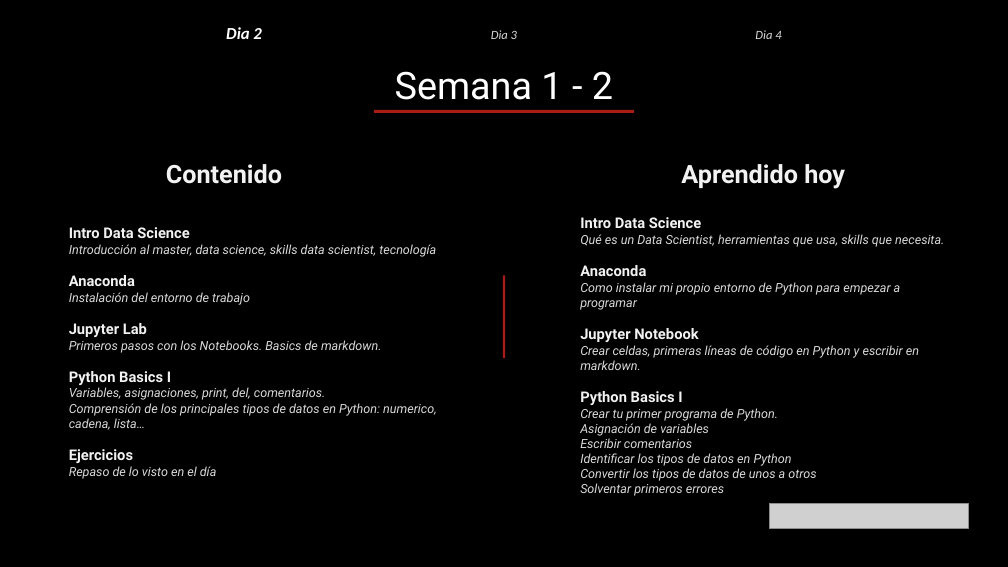
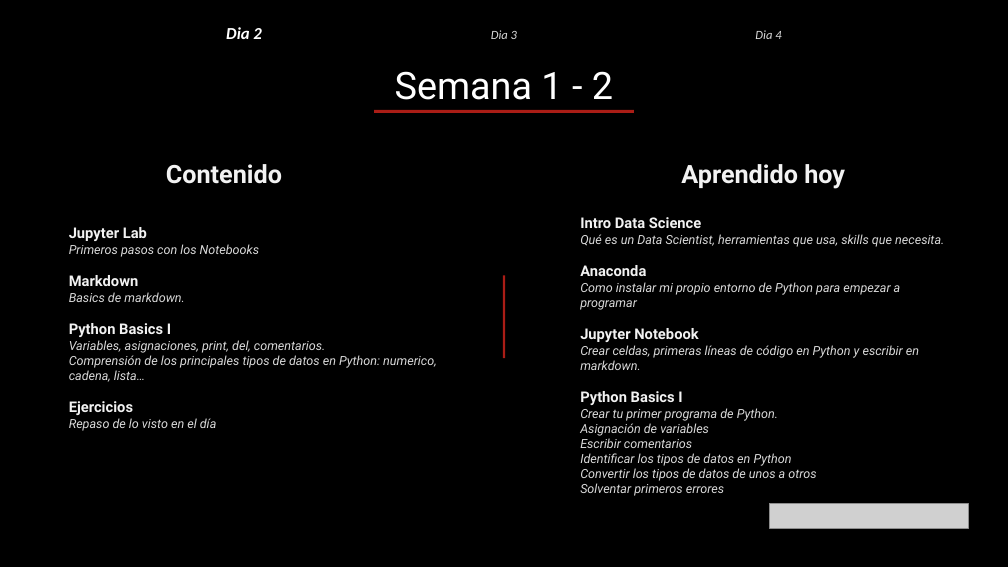
Before and after one commit to miriamdreyer/thebridge, a slide deck: slide 3 of 0_Ramp_Up/documentos/Data Science - Ramp Up - Contenidos.pptx. Drawn at 1008x567 pixels with LibreOffice and Linux fonts; fonts in the diff are those of the drawing; grey boxes stand for pictures. Boxes give left, top, right and bottom in pixels: in the first picture for what was removed or moved away, otherwise in the second. Text is boxed around its words. In the diff, an @@ line names an element or a change of style, - is before the commit and + after.

```diff
--- a/0_Ramp_Up/documentos/Data Science - Ramp Up - Contenidos.pptx
+++ b/0_Ramp_Up/documentos/Data Science - Ramp Up - Contenidos.pptx
@@ text at <box>69,227,436,305</box>: paragraphs removed @@
-Intro Data Science
-Introducción al master, data science, skills data scientist, tecnología
-Anaconda
-Instalación del entorno de trabajo
@@ text at <box>69,244,259,302</box>: text changed @@
-Primeros pasos con los Notebooks. Basics de markdown.
+Primeros pasos con los Notebooks
+Markdown
+Basics de markdown.
```
Also in this commit, not shown: 1 other slide changed, 6 other files.
